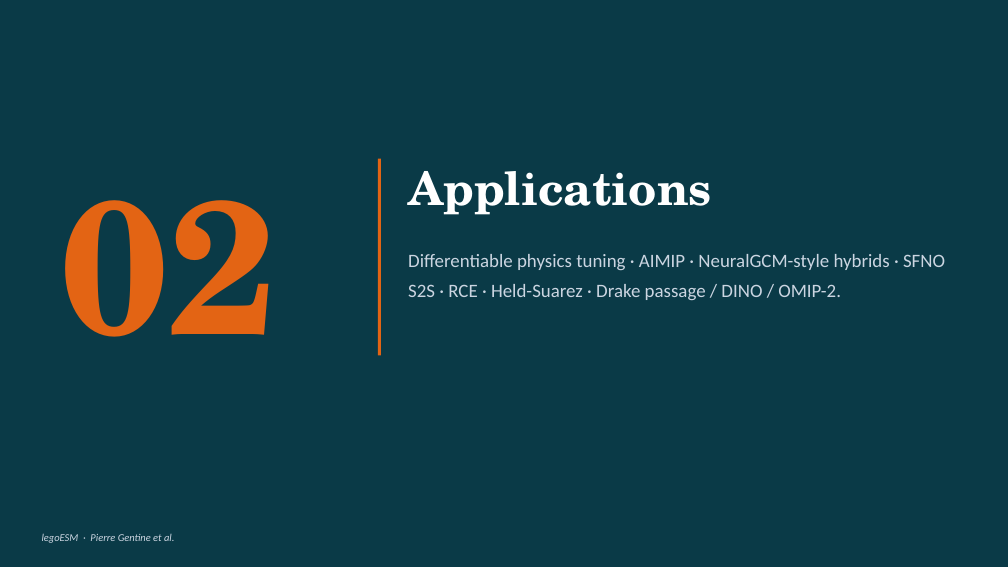
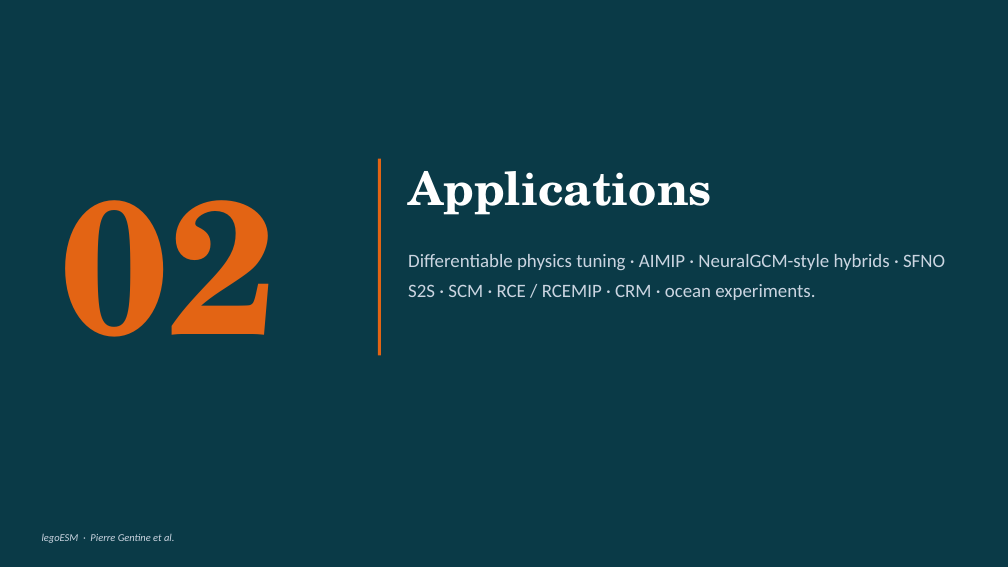
Before and after one commit to climate-federation/legoESM, a slide deck: slide 19 of legoESM_seminar.pptx. Drawn at 1008x567 pixels with LibreOffice and Linux fonts; fonts in the diff are those of the drawing. Boxes give left, top, right and bottom in pixels: in the first picture for what was removed or moved away, otherwise in the second. Text is boxed around its words. In the diff, an @@ line names an element or a change of style, - is before the commit and + after.

```diff
--- a/legoESM_seminar.pptx
+++ b/legoESM_seminar.pptx
@@ text at box(408, 254, 945, 300): text changed @@
-Differentiable physics tuning · AIMIP · NeuralGCM-style hybrids · SFNO S2S · RCE · Held-Suarez · Drake passage / DINO / OMIP-2.
+Differentiable physics tuning · AIMIP · NeuralGCM-style hybrids · SFNO S2S · SCM · RCE / RCEMIP · CRM · ocean experiments.
```
Also in this commit, not shown: 27 other slides changed, 3 slides added, 5 other files.
